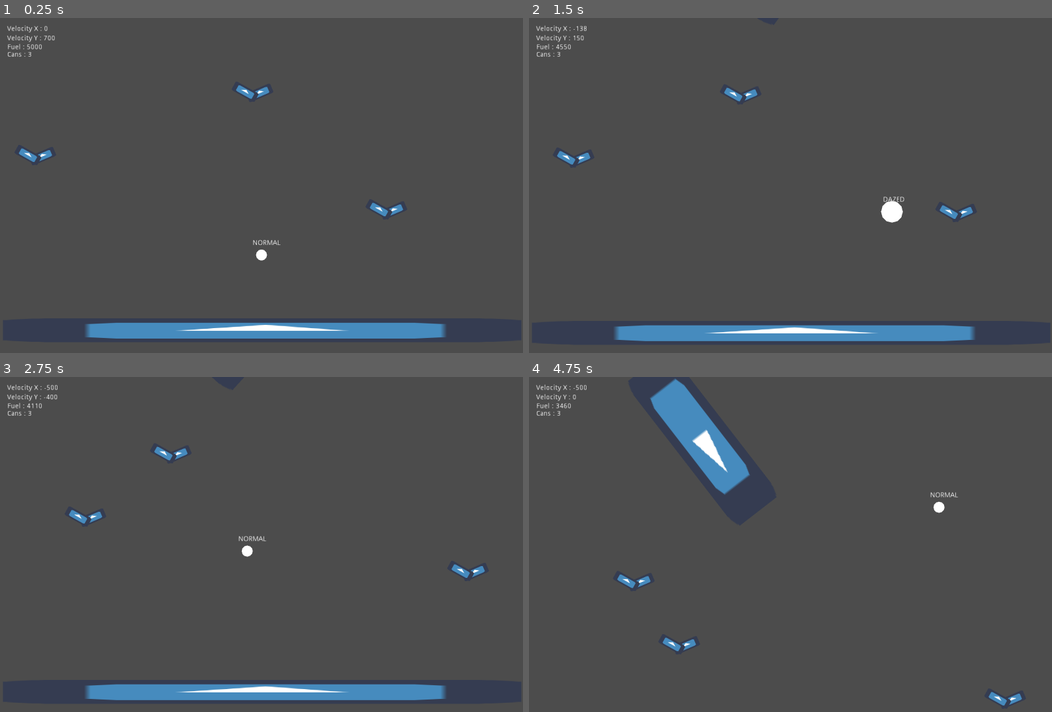
Above: before the commit, frames 1-4 (two rows, left to right).
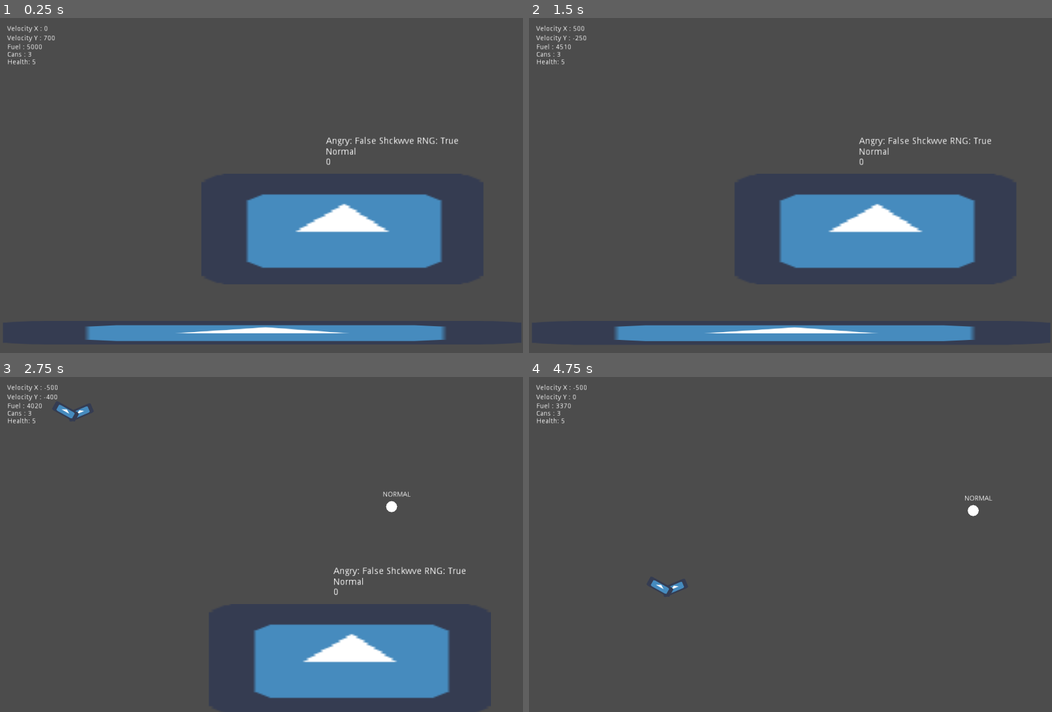
Above: after the commit, the same moments.

Repository: X32Lapis/GO2020_MOONSHOT_MT
Game: Godot game, scene res://Scenes/Level1.tscn
Same seed, same stepped clock (60 frames per second), same inputs: the game is played once before the commit and once after it. The project has no main scene, so this scene is started directly. The engine's default icon, where the game draws it, is replaced by a stand-in: a white triangle on a blue panel in a dark square.
Inputs:
- Up to frame 1 (0.25 s): no input
- Up to frame 2 (1.5 s): hold Space (moveUp) 0.53-1.28 s; hold D (moveRight) from 0.53 s (still down); tap Ctrl (attack) at 0.6 s; tap Space (moveUp) at 1.35 s
- Up to frame 3 (2.75 s): tap Space (moveUp) at 1.52, 1.82 s; tap Ctrl (attack) at 1.55, 2.1 s; release D (moveRight) at 2.03 s; hold A (moveLeft) from 2.03 s (still down); hold Space (moveUp) from 2.03 s (still down)
- Up to frame 4 (4.75 s): release A (moveLeft) at 2.78 s; release Space (moveUp) at 2.78 s; hold D (moveRight) 2.78-4.28 s; tap R (recharge_fuel) at 2.85 s; tap Space (moveUp) at 3.02, 3.32, 4.35, 4.52 s; tap Ctrl (attack) at 3.05, 3.6, 4.55 s; hold Space (moveUp) 3.53-4.28 s; hold A (moveLeft) from 4.28 s (still down)

The runs differ from the first frame. In frame 1, 10% of the frame differs, in the area x 1-88%, y 12-97%; in frame 2, 8.6%; in frame 3, 9.8%; in frame 4, 3.4%.

Commit message:
added insect enemy, Storm clouds and begun process of adding attack bird

Diff:
--- a/Moonshot/Characters/Asteroid.gd
+++ b/Moonshot/Characters/Asteroid.gd
@@ -1,11 +1,14 @@
 extends StaticBody2D
 
 
-var rotationAngle = 0.0
-var velocity = Vector2()
-var driftSpeed = 10
-var rotationSpeed = 5
+export var drift_speed = 10
+export var rotation_speed = 5
+export var direction = 1
+
 
 func _physics_process(delta):
-	rotation_degrees += rotationSpeed * delta
-	position.x -= driftSpeed * delta
+	rotation_degrees += rotation_speed * delta
+	if direction == 1:
+		global_position.x += drift_speed * delta
+	else:
+		global_position.x -= drift_speed * delta
--- a/Moonshot/Characters/Asteroid.tscn
+++ b/Moonshot/Characters/Asteroid.tscn
@@ -8,6 +8,7 @@
 
 [node name="Asteroid" type="StaticBody2D"]
 collision_layer = 8
+collision_mask = 5
 script = ExtResource( 2 )
 
 [node name="Sprite" type="Sprite" parent="."]
--- /dev/null
+++ b/Moonshot/Characters/AttackBird.gd
@@ -0,0 +1,36 @@
+extends KinematicBody2D
+
+var velocity = Vector2()
+var state = NORMAL
+export var speed = 100
+export var direction = 1
+
+enum {
+		NORMAL,
+		SEEKING
+}
+
+
+func _physics_process(_delta):
+	match state:
+		NORMAL:
+			normal_state()
+		SEEKING:
+			seeking_state()
+
+
+func normal_state():
+	if direction == 1:
+		velocity.x = speed
+	else:
+		velocity.x = -speed
+
+	velocity = move_and_slide(velocity,Vector2.UP)
+
+
+func seeking_state():
+	pass
+
+
+func _on_HurtBox_body_entered(body):
+	body.hurt(get_parent().global_position)
--- /dev/null
+++ b/Moonshot/Characters/AttackBird.tscn
@@ -0,0 +1,36 @@
+[gd_scene load_steps=6 format=2]
+
+[ext_resource path="res://icon.png" type="Texture" id=1]
+[ext_resource path="res://Characters/AttackBird.gd" type="Script" id=2]
+
+[sub_resource type="RectangleShape2D" id=1]
+extents = Vector2( 201.152, 110.088 )
+
+[sub_resource type="RectangleShape2D" id=2]
+extents = Vector2( 258.858, 123.936 )
+
+[sub_resource type="RectangleShape2D" id=3]
+extents = Vector2( 229.442, 33.4263 )
+
+[node name="KinematicBody2D" type="KinematicBody2D"]
+script = ExtResource( 2 )
+
+[node name="Sprite" type="Sprite" parent="."]
+scale = Vector2( 4.83016, 2.51191 )
+texture = ExtResource( 1 )
+
+[node name="CollisionShape2D" type="CollisionShape2D" parent="."]
+shape = SubResource( 1 )
+
+[node name="HurtBox" type="Area2D" parent="."]
+
+[node name="CollisionShape2D" type="CollisionShape2D" parent="HurtBox"]
+position = Vector2( 0, 31.6784 )
+shape = SubResource( 2 )
+
+[node name="TopDetection" type="Area2D" parent="."]
+
+[node name="CollisionShape2D" type="CollisionShape2D" parent="TopDetection"]
+position = Vector2( 0, -151.604 )
+shape = SubResource( 3 )
+[connection signal="body_entered" from="HurtBox" to="." method="_on_HurtBox_body_entered"]
--- a/Moonshot/Bird.gd
+++ b/Moonshot/Characters/Bird.gd
@@ -1,11 +1,11 @@
 extends KinematicBody2D
 
 var velocity = Vector2()
-var speed = 100
+export var speed = 100
 export var direction = 1
 
 
-func _physics_process(delta):
+func _physics_process(_delta):
 	if direction == 1:
 		velocity.x = speed
 	else:
@@ -14,15 +14,10 @@
 	velocity = move_and_slide(velocity,Vector2.UP)
 
 
-
 func _on_TopDetection_body_entered(body):
 	body.bounce()
 	queue_free()
 
 
-func _on_BottomDetection_body_entered(body):
-	body.downHurt()
-
-
-func _on_SideDetection_body_entered(body):
-	body.sideHurt(position.x)
+func _on_HurtBox_body_entered(body):
+	body.hurt(get_parent().global_position)
--- a/Moonshot/Characters/Bird.tscn
+++ b/Moonshot/Characters/Bird.tscn
@@ -1,19 +1,16 @@
-[gd_scene load_steps=7 format=2]
+[gd_scene load_steps=6 format=2]
 
-[ext_resource path="res://Bird.gd" type="Script" id=1]
+[ext_resource path="res://Characters/Bird.gd" type="Script" id=1]
 [ext_resource path="res://icon.png" type="Texture" id=2]
 
 [sub_resource type="RectangleShape2D" id=1]
 extents = Vector2( 62.2033, 29.9633 )
 
 [sub_resource type="RectangleShape2D" id=2]
-extents = Vector2( 82.1597, 27.8249 )
+extents = Vector2( 82.1597, 36.3775 )
 
 [sub_resource type="RectangleShape2D" id=3]
-extents = Vector2( 57.9272, 10 )
-
-[sub_resource type="RectangleShape2D" id=4]
-extents = Vector2( 55.0763, 8.58145 )
+extents = Vector2( 57.9272, 9.29422 )
 
 [node name="Bird" type="KinematicBody2D"]
 collision_layer = 2
@@ -36,26 +33,18 @@
 position = Vector2( 0, -14.2544 )
 shape = SubResource( 1 )
 
-[node name="SideDetection" type="Area2D" parent="."]
+[node name="HurtBox" type="Area2D" parent="."]
 collision_layer = 2
 
-[node name="CollisionShape2D" type="CollisionShape2D" parent="SideDetection"]
-position = Vector2( -0.712723, -12.1162 )
+[node name="CollisionShape2D" type="CollisionShape2D" parent="HurtBox"]
+position = Vector2( -0.712723, -5.70173 )
 shape = SubResource( 2 )
 
 [node name="TopDetection" type="Area2D" parent="."]
 collision_layer = 2
 
 [node name="CollisionShape2D" type="CollisionShape2D" parent="TopDetection"]
-position = Vector2( 0, -57.7303 )
+position = Vector2( 0, -55.5921 )
 shape = SubResource( 3 )
-
-[node name="BottomDetection" type="Area2D" parent="."]
-collision_layer = 2
-
-[node name="CollisionShape2D" type="CollisionShape2D" parent="BottomDetection"]
-position = Vector2( 0, 29.2215 )
-shape = SubResource( 4 )
-[connection signal="body_entered" from="SideDetection" to="." method="_on_SideDetection_body_entered"]
+[connection signal="body_entered" from="HurtBox" to="." method="_on_HurtBox_body_entered"]
 [connection signal="body_entered" from="TopDetection" to="." method="_on_TopDetection_body_entered"]
-[connection signal="body_entered" from="BottomDetection" to="." method="_on_BottomDetection_body_entered"]
--- /dev/null
+++ b/Moonshot/Characters/Cloud.gd
@@ -0,0 +1,122 @@
+extends StaticBody2D
+
+
+export var direction = 1
+export var speed = 10
+var current_speed = speed
+export var is_grumpy = false
+export var aggression_multiplier = 1
+
+var state = NORMAL
+var aggression_level = 0
+var is_angry = false
+var is_shockwave_range = false
+var is_able_shockwave = true
+
+onready var parent_node = get_parent()
+
+enum {
+		NORMAL,
+		GRUMPY,
+		STORM
+		}
+
+const AGGRESSION_RATE = 5
+const AGGRESSION_MAX = 95
+
+
+func _ready():
+	$GrumpyZone/CollisionShape2D.disabled = !is_grumpy
+
+func _physics_process(delta):
+	$AggressionLevel.text = String(stepify(aggression_level,1))
+	if direction == 1:
+		parent_node.global_position.x += current_speed * delta
+	else:
+		parent_node.global_position.x -= current_speed * delta
+
+	$Extra.text = "Angry: " + String(is_angry) + " Shckwve RNG: " + String(is_shockwave_range)
+
+
+	match state:
+		NORMAL:
+			normal_state(delta)
+
+		GRUMPY:
+			grumpy_state(delta)
+
+		STORM:
+			storm_state()
+
+
+func normal_state(delta):
+	$StateLabel.text = "Normal"
+
+	current_speed = move_toward(current_speed,speed,0.5)
+
+	if is_angry and is_shockwave_range:
+		current_speed = move_toward(current_speed,0,0.5)
+		intial_shockwave()
+
+	if aggression_level > 0:
+		aggression_level -= ((AGGRESSION_RATE * 0.5) * aggression_multiplier) * delta
+	if aggression_level < 30:
+		is_angry = false
+
+
+func grumpy_state(delta):
+	$StateLabel.text = "Grumpy"
+
+	if is_angry and is_shockwave_range:
+		current_speed = move_toward(current_speed,0,0.5)
+		intial_shockwave()
+
+	if aggression_level < AGGRESSION_MAX:
+		aggression_level += (AGGRESSION_RATE * aggression_multiplier) * delta
+	if aggression_level >= AGGRESSION_MAX:
+		state = STORM
+		is_angry = true
+
+
+func storm_state():
+	$StateLabel.text = "Storm"
+	if is_angry and is_shockwave_range:
+		current_speed = move_toward(current_speed,0,0.5)
+		intial_shockwave()
+
+
+func _on_GrumpyZone_body_entered(_body):
+	state = GRUMPY
+
+
+func _on_GrumpyZone_body_exited(_body):
+	state = NORMAL
+
+
+func _on_ShockwaveRange_body_entered(_body):
+	is_shockwave_range = true
+
+
+func _on_ShockwaveRange_body_exited(_body):
+	is_shockwave_range = false
+
+
+func intial_shockwave():
+	$StateLabel.text = "Shockwave Attack"
+	if is_able_shockwave:
+		$AnimationPlayer.play("shockwave_anim")
+		shockwave_attack()
+
+
+func shockwave_attack():
+	$StateLabel.text = "Cooldown"
+	$Timer.start(5)
+	is_able_shockwave = false
+
+
+func _on_Timer_timeout():
+	is_able_shockwave = true
+
+
+func _on_ShockwaveArea_body_entered(body):
+	body.shockwave_hurt($ShockwaveArea/CollisionShape2D2.global_position)
--- /dev/null
+++ b/Moonshot/Characters/Cloud.tscn
@@ -0,0 +1,136 @@
+[gd_scene load_steps=8 format=2]
+
+[ext_resource path="res://icon.png" type="Texture" id=1]
+[ext_resource path="res://Characters/Cloud.gd" type="Script" id=2]
+
+[sub_resource type="RectangleShape2D" id=1]
+extents = Vector2( 431.282, 168.553 )
+
+[sub_resource type="Animation" id=2]
+resource_name = "shockwave_anim"
+length = 2.2
+tracks/0/type = "value"
+tracks/0/path = NodePath("Sprite:scale")
+tracks/0/interp = 1
+tracks/0/loop_wrap = true
+tracks/0/imported = false
+tracks/0/enabled = true
+tracks/0/keys = {
+"times": PoolRealArray( 0, 2, 2.1, 2.2 ),
+"transitions": PoolRealArray( 1, 1, 1, 1 ),
+"update": 0,
+"values": [ Vector2( 10.7864, 4.22441 ), Vector2( 10.1064, 3.70441 ), Vector2( 11.5064, 4.50639 ), Vector2( 10.786, 4.224 ) ]
+}
+tracks/1/type = "method"
+tracks/1/path = NodePath(".")
+tracks/1/interp = 1
+tracks/1/loop_wrap = true
+tracks/1/imported = false
+tracks/1/enabled = true
+tracks/1/keys = {
+"times": PoolRealArray( 2.1 ),
+"transitions": PoolRealArray( 1 ),
+"values": [ {
+"args": [  ],
+"method": "shockwave_attack"
+} ]
+}
+tracks/2/type = "value"
+tracks/2/path = NodePath("ShockwaveArea/CollisionShape2D2:disabled")
+tracks/2/interp = 1
+tracks/2/loop_wrap = true
+tracks/2/imported = false
+tracks/2/enabled = true
+tracks/2/keys = {
+"times": PoolRealArray( 2, 2.1, 2.2 ),
+"transitions": PoolRealArray( 1, 1, 1 ),
+"update": 1,
+"values": [ true, false, true ]
+}
+
+[sub_resource type="RectangleShape2D" id=3]
+extents = Vector2( 429.936, 47.6007 )
+
+[sub_resource type="CircleShape2D" id=4]
+radius = 600.0
+
+[sub_resource type="CircleShape2D" id=5]
+radius = 800.0
+
+[node name="Cloud" type="StaticBody2D"]
+collision_layer = 8
+collision_mask = 5
+script = ExtResource( 2 )
+
+[node name="Sprite" type="Sprite" parent="."]
+scale = Vector2( 10.7864, 4.22441 )
+texture = ExtResource( 1 )
+
+[node name="CollisionShape2D" type="CollisionShape2D" parent="."]
+shape = SubResource( 1 )
+one_way_collision = true
+
+[node name="AnimationPlayer" type="AnimationPlayer" parent="."]
+anims/shockwave_anim = SubResource( 2 )
+
+[node name="StateLabel" type="Label" parent="."]
+margin_left = -51.1265
+margin_top = -248.905
+margin_right = -11.1265
+margin_bottom = -234.905
+rect_scale = Vector2( 2, 2 )
+text = "State"
+__meta__ = {
+"_edit_use_anchors_": false
+}
+
+[node name="AggressionLevel" type="Label" parent="."]
+margin_left = -51.1265
+margin_top = -217.96
+margin_right = 49.8735
+margin_bottom = -203.96
+rect_scale = Vector2( 2, 2 )
+text = "Aggresion Level"
+__meta__ = {
+"_edit_use_anchors_": false
+}
+
+[node name="Extra" type="Label" parent="."]
+margin_left = -49.7803
+margin_top = -281.711
+margin_right = 19.2197
+margin_bottom = -267.711
+rect_scale = Vector2( 2, 2 )
+text = "Shockwave"
+__meta__ = {
+"_edit_use_anchors_": false
+}
+
+[node name="GrumpyZone" type="Area2D" parent="."]
+collision_layer = 16
+
+[node name="CollisionShape2D" type="CollisionShape2D" parent="GrumpyZone"]
+position = Vector2( -2.69086, -223.005 )
+shape = SubResource( 3 )
+
+[node name="Timer" type="Timer" parent="."]
+
+[node name="ShockwaveRange" type="Area2D" parent="."]
+collision_layer = 16
+
+[node name="CollisionShape2D" type="CollisionShape2D" parent="ShockwaveRange"]
+rotation = 1.5708
+shape = SubResource( 4 )
+
+[node name="ShockwaveArea" type="Area2D" parent="."]
+collision_layer = 16
+
+[node name="CollisionShape2D2" type="CollisionShape2D" parent="ShockwaveArea"]
+shape = SubResource( 5 )
+disabled = true
+[connection signal="body_entered" from="GrumpyZone" to="." method="_on_GrumpyZone_body_entered"]
+[connection signal="body_exited" from="GrumpyZone" to="." method="_on_GrumpyZone_body_exited"]
+[connection signal="timeout" from="Timer" to="." method="_on_Timer_timeout"]
+[connection signal="body_entered" from="ShockwaveRange" to="." method="_on_ShockwaveRange_body_entered"]
+[connection signal="body_exited" from="ShockwaveRange" to="." method="_on_ShockwaveRange_body_exited"]
+[connection signal="body_entered" from="ShockwaveArea" to="." method="_on_ShockwaveArea_body_entered"]
--- /dev/null
+++ b/Moonshot/Characters/Insects.gd
@@ -0,0 +1,60 @@
+extends KinematicBody2D
+
+
+var velocity = Vector2()
+var state = IDLE
+onready var player = get_parent().get_parent().get_node("LittleGirl")
+var speed = 0
+
+enum {IDLE,SEEKING,DRAINING}
+
+const MAX_SPEED = 400
+const DRAIN_FUEL = 20
+
+
+func _physics_process(_delta):
+	match state:
+		IDLE:
+			idle_state()
+
+		SEEKING:
+			seeking_state()
+
+		DRAINING:
+			draining_state()
+
+
+func idle_state():
+	velocity.x = move_toward(velocity.x,0,1)
+	velocity.y = move_toward(velocity.y,0,1)
+	speed = move_toward(speed,0,1)
+	velocity = move_and_slide(velocity)
+
+
+func seeking_state():
+	if speed < MAX_SPEED:
+		speed = move_toward(speed,MAX_SPEED,1.2)
+	var distance = Vector2(player.global_position - global_position)
+	velocity = move_and_slide(speed * distance.normalized())
+
+
+func draining_state():
+	seeking_state()
+	if player.fuel > 0:
+		player.fuel -= DRAIN_FUEL
+
+
+func _on_SeekProxy_body_entered(_body):
+	state = SEEKING
+
+
+func _on_SeekProxy_body_exited(_body):
+	state = IDLE
+
+
+func _on_HurtProx_body_entered(_body):
+	state = DRAINING
+
+
+func _on_HurtProx_body_exited(_body):
+	state = SEEKING
--- /dev/null
+++ b/Moonshot/Characters/Insects.tscn
@@ -0,0 +1,77 @@
+[gd_scene load_steps=7 format=2]
+
+[ext_resource path="res://Characters/Insects.gd" type="Script" id=1]
+
+[sub_resource type="CircleShape2D" id=1]
+radius = 24.9135
+
+[sub_resource type="CircleShape2D" id=2]
+radius = 664.606
+
+[sub_resource type="ParticlesMaterial" id=3]
+emission_shape = 1
+emission_sphere_radius = 30.0
+flag_disable_z = true
+gravity = Vector3( 0, 0, 0 )
+initial_velocity = 50.0
+orbit_velocity = 0.5
+orbit_velocity_random = 0.1
+tangential_accel = 10.0
+tangential_accel_random = 1.0
+scale = 3.0
+color = Color( 0.101961, 0.101961, 0.101961, 1 )
+
+[sub_resource type="ParticlesMaterial" id=4]
+emission_shape = 1
+emission_sphere_radius = 20.0
+flag_disable_z = true
+spread = 80.0
+gravity = Vector3( 0, 0, 0 )
+angular_velocity = 0.2
+orbit_velocity = 0.4
+orbit_velocity_random = 0.0
+linear_accel = 0.2
+tangential_accel = 10.0
+tangential_accel_random = 0.2
+scale = 5.0
+color = Color( 0, 0, 0, 1 )
+
+[sub_resource type="CapsuleShape2D" id=5]
+radius = 20.5702
+
+[node name="Insects" type="KinematicBody2D"]
+collision_layer = 2
+script = ExtResource( 1 )
+
+[node name="HurtProx" type="Area2D" parent="."]
+collision_layer = 2
+
+[node name="CollisionShape2D" type="CollisionShape2D" parent="HurtProx"]
+shape = SubResource( 1 )
+
+[node name="SeekProxy" type="Area2D" parent="."]
+collision_layer = 2
+
+[node name="CollisionShape2D" type="CollisionShape2D" parent="SeekProxy"]
+shape = SubResource( 2 )
+
+[node name="InsectsSparse" type="Particles2D" parent="."]
+amount = 20
+lifetime = 20.0
+preprocess = 20.0
+speed_scale = 2.0
+process_material = SubResource( 3 )
+
+[node name="InsectsDense" type="Particles2D" parent="."]
+lifetime = 5.0
+preprocess = 30.0
+speed_scale = 3.0
+process_material = SubResource( 4 )
+
+[node name="CollisionShape2D" type="CollisionShape2D" parent="."]
+shape = SubResource( 5 )
+disabled = true
+[connection signal="body_entered" from="HurtProx" to="." method="_on_HurtProx_body_entered"]
+[connection signal="body_exited" from="HurtProx" to="." method="_on_HurtProx_body_exited"]
+[connection signal="body_entered" from="SeekProxy" to="." method="_on_SeekProxy_body_entered"]
+[connection signal="body_exited" from="SeekProxy" to="." method="_on_SeekProxy_body_exited"]
--- a/Moonshot/Characters/LittleGirl.gd
+++ b/Moonshot/Characters/LittleGirl.gd
@@ -2,18 +2,20 @@
 
 
 var velocity = Vector2()
-var health = 3
+var health = 5
 var fuel = 0
 var cans = 3
 var state = STATES.NORMAL
-var stun_length
+var stun_length = 1
 var too_high = false
 var collide_object
+var collide_with_platform = false
 
 enum STATES{
 		NORMAL,
 		DAZED,
-		ATTACK
+		ATTACK,
+		Lose
 		}
 
 const JETPACK_POWER = -400
@@ -30,7 +32,6 @@
 
 
 func _physics_process(delta):
-
 # Gravity #########################################################
 	if velocity.y < GRAVITY_MAX and !is_on_floor():
 		velocity.y += GRAVITY * delta
@@ -47,6 +48,9 @@
 		STATES.ATTACK:
 			attack_state(delta)
 
+		STATES.Lose:
+			lose_state()
+
 # Debug
 	velocity.x = stepify(velocity.x,1)
 	velocity.y = stepify(velocity.y,1)
@@ -60,46 +64,52 @@
 
 # Enemy Interaction ###########################################
 func bounce():
-	velocity.y = -BOUNCE
+	if STATES.NORMAL:
+		velocity.y = -BOUNCE
 
 	# Damage ##################################################
-
-func sideHurt(var enemy_position_x):
-	stun_length = 0.5
-	if enemy_position_x > position.x:
-		velocity.x = -BOUNCE * 2
+func hurt(origin):
+	health = health - 1
+	if health <= 0:
+		state = STATES.Lose
 	else:
-		velocity.x = BOUNCE * 2
-	Input.action_release("moveLeft")
-	Input.action_release("moveRight")
-	set_dazed(stun_length)
-	state = STATES.DAZED
-
-
-func downHurt():
-	velocity.y = BOUNCE * 0.5
-	Input.action_release("moveUp")
-	set_dazed(stun_length)
-	state = STATES.DAZED
+		velocity = (self.global_position - origin).normalized() * -300
+		set_dazed(stun_length)
+		state = STATES.DAZED
 
 
 func fall_damage():
-	velocity.y = -BOUNCE * 0.6
+	health = health - 1
+	if health <= 0:
+		state = STATES.Lose
+	else:
+		velocity.y = -BOUNCE * 0.6
+		set_dazed(stun_length)
+		state = STATES.DAZED
+
+
+func shockwave_hurt(origin):
+	health = health - 1
+	if health <= 0:
+		state = STATES.Lose
+	else:
+		velocity = (self.global_position - origin).normalized() * 3000
+		set_dazed(5)
+		state = STATES.DAZED
 
 
 # Movement ####################################################
-func move_state(delta):
+func move_state(_delta):
 # Check for fall damage
 	if velocity.y >= GRAVITY_MAX:
 		too_high = true
+	else:
+		too_high = false
 
 
-	if too_high and is_on_floor():
+	if too_high and $RayCast2D.is_colliding():
 		stun_length = 3
 		fall_damage()
-		set_dazed(stun_length)
-		state = STATES.DAZED
-		too_high = false
 
 
 # Use Jet Pack
@@ -140,11 +150,18 @@
 	$Timer.start(set_length)
 
 
-func dazed_state(delta):
+func dazed_state(_delta):
 	$AnimationPlayer.play("Dazed_Anim")
-	velocity.x = lerp(velocity.x,0,0.3)
+	if is_on_floor():
+		velocity.x = lerp(velocity.x,0,0.3)
+	else:
+		velocity.x = lerp(velocity.x,0,0.01)
 	velocity = move_and_slide(velocity,Vector2.UP)
 
 
 func _on_Timer_timeout():
 	state = STATES.NORMAL
+
+
+func lose_state():
+	get_tree().change_scene("res://Scenes/Level1.tscn")
--- a/Moonshot/Characters/LittleGirl.tscn
+++ b/Moonshot/Characters/LittleGirl.tscn
@@ -2,8 +2,8 @@
 
 [ext_resource path="res://Characters/LittleGirl.gd" type="Script" id=1]
 
-[sub_resource type="CircleShape2D" id=1]
-radius = 18.1458
+[sub_resource type="RectangleShape2D" id=1]
+extents = Vector2( 17.8982, 17.0055 )
 
 [sub_resource type="CapsuleMesh" id=2]
 radius = 17.0
@@ -59,7 +59,7 @@
 
 [node name="LittleGirl" type="KinematicBody2D"]
 position = Vector2( 421.032, 208.265 )
-collision_mask = 15
+collision_mask = 31
 script = ExtResource( 1 )
 
 [node name="CollisionShape2D" type="CollisionShape2D" parent="."]
@@ -77,6 +77,5 @@
 
 [node name="RayCast2D" type="RayCast2D" parent="."]
 enabled = true
-cast_to = Vector2( 0, 20 )
-collision_mask = 10
+collision_mask = 8
 [connection signal="timeout" from="Timer" to="." method="_on_Timer_timeout"]
--- a/Moonshot/Scenes/Level1.gd
+++ b/Moonshot/Scenes/Level1.gd
@@ -1,12 +1,14 @@
 extends Node2D
 
 
-func _physics_process(delta):
+func _physics_process(_delta):
 	$"CanvasLayer/UI/Velocity X".text = "Velocity X : " + String($LittleGirl.velocity.x)
 	$"CanvasLayer/UI/Velocity Y".text = "Velocity Y : " + String($LittleGirl.velocity.y)
 	$CanvasLayer/UI/Fuel.text = "Fuel : " + String($LittleGirl.fuel)
 	$CanvasLayer/UI/Cans.text = "Cans : " + String($LittleGirl.cans)
 	$LittleGirl/State.text = String($LittleGirl.STATES.keys()[$LittleGirl.state])
+	$CanvasLayer/UI/Health.text = "Health: " + String($LittleGirl.health)
+
 
 func _on_body_entered(body):
 	if body.name != "LittleGirl":
--- a/Moonshot/Scenes/Level1.tscn
+++ b/Moonshot/Scenes/Level1.tscn
@@ -1,10 +1,12 @@
-[gd_scene load_steps=9 format=2]
+[gd_scene load_steps=11 format=2]
 
 [ext_resource path="res://Characters/LittleGirl.tscn" type="PackedScene" id=1]
 [ext_resource path="res://Scenes/Level1.gd" type="Script" id=2]
 [ext_resource path="res://icon.png" type="Texture" id=3]
 [ext_resource path="res://Characters/Asteroid.tscn" type="PackedScene" id=4]
 [ext_resource path="res://Characters/Bird.tscn" type="PackedScene" id=5]
+[ext_resource path="res://Characters/Insects.tscn" type="PackedScene" id=6]
+[ext_resource path="res://Characters/Cloud.tscn" type="PackedScene" id=7]
 
 [sub_resource type="RectangleShape2D" id=1]
 extents = Vector2( 809.547, 34.8153 )
@@ -32,7 +34,7 @@
 drag_margin_h_enabled = true
 drag_margin_v_enabled = true
 smoothing_enabled = true
-smoothing_speed = 10.0
+smoothing_speed = 20.0
 drag_margin_left = 0.6
 drag_margin_right = 0.6
 drag_margin_bottom = 0.8
@@ -50,43 +52,53 @@
 "_edit_use_anchors_": false
 }
 
-[node name="StaticBody2D" type="StaticBody2D" parent="."]
+[node name="Floor" type="StaticBody2D" parent="."]
 position = Vector2( 526.206, 538.192 )
 collision_layer = 8
 __meta__ = {
 "_edit_group_": true
 }
 
-[node name="Sprite" type="Sprite" parent="StaticBody2D"]
+[node name="Sprite" type="Sprite" parent="Floor"]
 position = Vector2( -102.809, 0 )
 scale = Vector2( 19.8227, 0.910101 )
 texture = ExtResource( 3 )
 
-[node name="CollisionShape2D" type="CollisionShape2D" parent="StaticBody2D"]
+[node name="CollisionShape2D" type="CollisionShape2D" parent="Floor"]
 position = Vector2( -104.825, -2.01587 )
 shape = SubResource( 1 )
 
 [node name="Obstacles" type="Node2D" parent="."]
 
 [node name="Asteroid" parent="Obstacles" instance=ExtResource( 4 )]
-position = Vector2( 814.448, -1439.48 )
+position = Vector2( 768.782, -2759.98 )
 
 [node name="Asteroid2" parent="Obstacles" instance=ExtResource( 4 )]
-position = Vector2( 200.742, -624.401 )
+position = Vector2( 155.076, -1944.9 )
 rotation = 2.06834
+
+[node name="CloudParent" type="Node2D" parent="Obstacles"]
+position = Vector2( 666.023, 221.353 )
+
+[node name="Cloud" parent="Obstacles/CloudParent" instance=ExtResource( 7 )]
+is_grumpy = true
+aggression_multiplier = 5
 
 [node name="Enemies" type="Node2D" parent="."]
 
 [node name="Bird1" parent="Enemies" instance=ExtResource( 5 )]
-position = Vector2( -247.49, 16.9513 )
+position = Vector2( -210.381, -521.758 )
 direction = -1
 
 [node name="Bird2" parent="Enemies" instance=ExtResource( 5 )]
-position = Vector2( 417.005, -176.295 )
+position = Vector2( 27.6243, -1459.35 )
 direction = -1
 
 [node name="Bird3" parent="Enemies" instance=ExtResource( 5 )]
-position = Vector2( 776.375, 183.075 )
+position = Vector2( 133.251, -1601.69 )
+
+[node name="Insects" parent="Enemies" instance=ExtResource( 6 )]
+position = Vector2( 1106.63, -1418.05 )
 
 [node name="Barriers" type="Node2D" parent="."]
 
@@ -167,5 +179,13 @@
 __meta__ = {
 "_edit_use_anchors_": false
 }
+
+[node name="Health" type="Label" parent="CanvasLayer/UI"]
+margin_left = 1.34543
+margin_top = 101.58
+margin_right = 43.3454
+margin_bottom = 115.58
+rect_scale = Vector2( 1.5, 1.5 )
+text = "Health"
 [connection signal="body_entered" from="Barriers/LeftBarrier" to="." method="_on_body_entered"]
 [connection signal="body_entered" from="Barriers/RightBarrier" to="." method="_on_body_entered"]
--- a/Moonshot/project.godot
+++ b/Moonshot/project.godot
@@ -57,6 +57,7 @@
 2d_physics/layer_2="Enemies"
 2d_physics/layer_3="Barriers"
 2d_physics/layer_4="Platforms"
+2d_physics/layer_5="Projectiles"
 
 [rendering]
 
